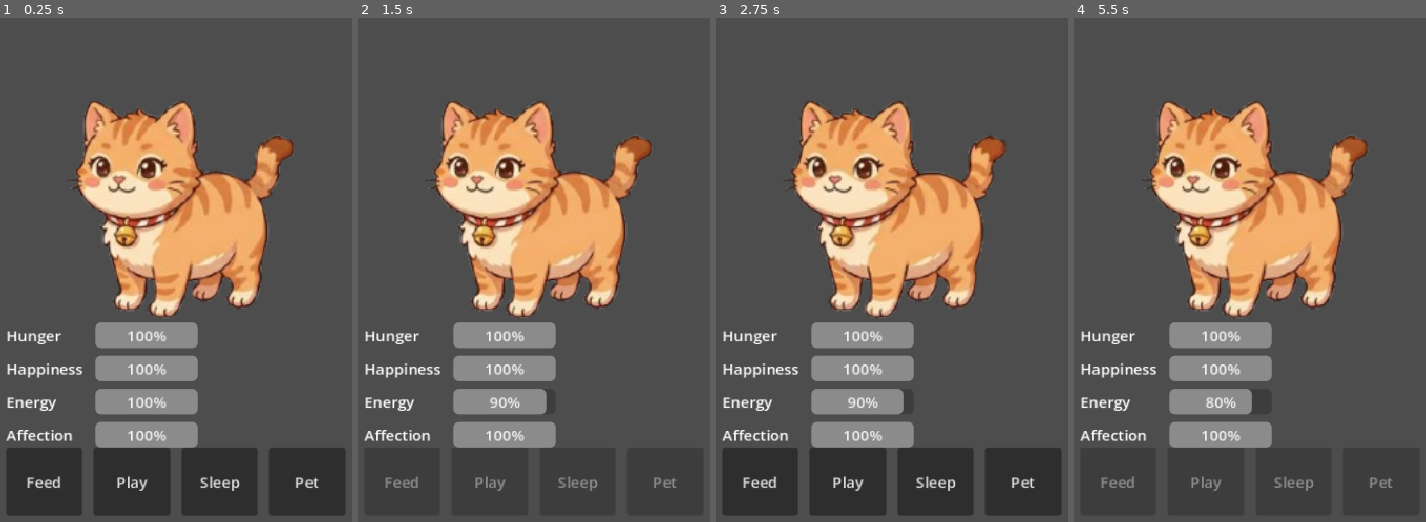
Above: before the commit, frames 1-4 (left to right).
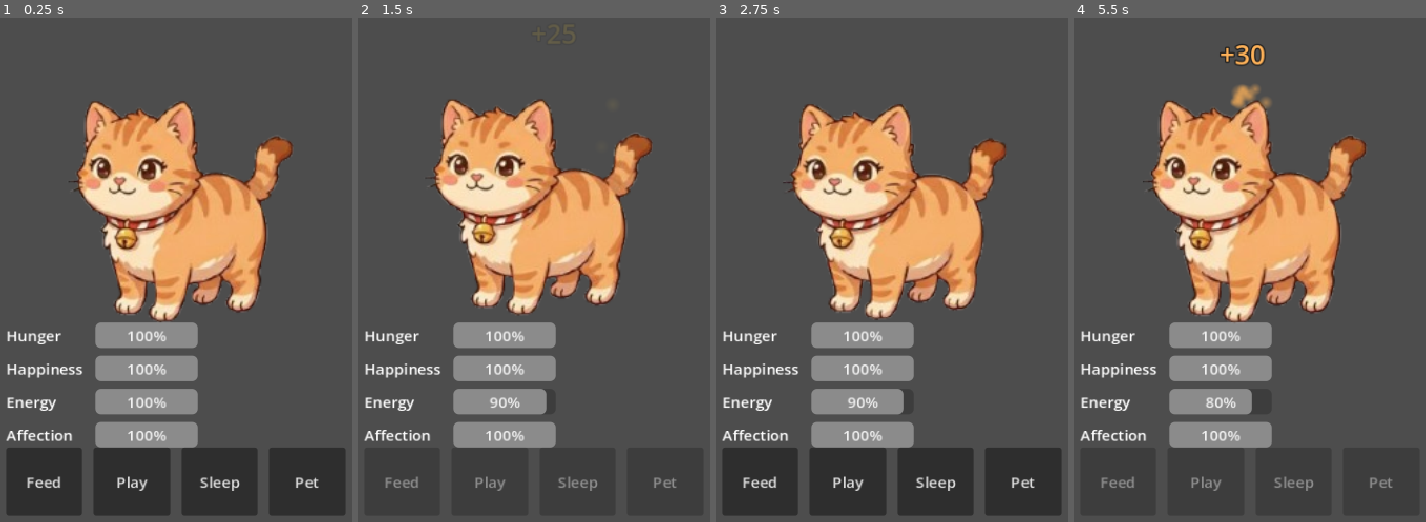
Above: after the commit, the same moments.

Repository: cvalera18/pets
Game: Godot game, scene res://scenes/main/Main.tscn
The game is run twice, just before and just after one commit, with the same random seed, the same clock (stepped at 60 frames per second) and the same inputs.
Inputs (mouse positions are in pixels of both pictures, inside the frame that each line leads up to):
- Up to frame 1 (0.25 s): no input
- Up to frame 2 (1.5 s): click "Play" at 0.5 s; move the mouse to (534, 204) at 1.27 s; click (534, 204) at 1.42 s
- Up to frame 3 (2.75 s): move the mouse to (818, 169) at 2.02 s; click (818, 169) at 2.17 s
- Up to frame 4 (5.5 s): click "Play" at 2.75 s; move the mouse to (outside the picture) at 3.52 s; click (outside the picture) at 3.67 s; move the mouse to (1232, 290) at 4.27 s; click (1232, 290) at 4.42 s; click "Feed" at 5 s

The runs differ from the first frame. In frame 1, 4.5% of the frame differs, in the area x 19-84%, y 16-61%; in frame 2, 5.0%; in frame 3, 4.9%; in frame 4, 5.6%, in the area x 19-84%, y 5-61%.

Commit message:
feat: phase 2 — procedural pet animation + juice feedback
- Pet.gd: procedural squash-and-stretch breathing, mood-driven (idle/sleep/sad),
  plus a one-shot elastic "pop" on every interaction
- EffectsLayer + FloatingText: stat-gain text ("+20") and particle bursts driven
  entirely via EventBus (floating_text_requested / burst_requested). Particle
  sprite is a runtime-generated radial dot — zero art assets
- GameConfig: per-stat feedback color palette
- Pet emits feedback + mobile haptics on feed/play/pet/sleep; "too tired to play"
  now shows floating feedback (closes the prior TODO)

Co-Authored-By: Claude Opus 4.8 <noreply@anthropic.com>

Diff:
--- a/autoloads/EventBus.gd
+++ b/autoloads/EventBus.gd
@@ -84,3 +84,16 @@
 
 ## Request to cancel all pending notifications of a given type.
 signal notification_cancel_requested(type: String)
+
+# ─── Juice / Feedback Events ──────────────────────────────────────────────────
+
+## Request a floating text label at a world position (e.g. "+20", "Zzz").
+## @param text       the string to show
+## @param color      font color (usually the related stat's hue)
+## @param world_pos  global position to anchor the effect to
+signal floating_text_requested(text: String, color: Color, world_pos: Vector2)
+
+## Request a one-shot particle burst at a world position.
+## @param kind       "love" | "play" | "eat" | "sleep" (see EffectsLayer.BURSTS)
+## @param world_pos  global position to emit from
+signal burst_requested(kind: String, world_pos: Vector2)
--- a/autoloads/GameConfig.gd
+++ b/autoloads/GameConfig.gd
@@ -75,6 +75,16 @@
 ## Enable when the cosmetics shop is implemented.
 const FEATURE_SHOP:        bool = false  # TODO v2
 
+# ─── Feedback Colors ──────────────────────────────────────────────────────────
+# Shared hues for floating text + particle effects, so each stat reads
+# consistently across the UI. Tweak here to recolor all juice at once.
+
+const COLOR_HUNGER:    Color = Color(1.0, 0.7, 0.35)   # warm orange
+const COLOR_HAPPINESS: Color = Color(1.0, 0.85, 0.3)   # sunny yellow
+const COLOR_ENERGY:    Color = Color(0.6, 0.8, 1.0)    # soft blue
+const COLOR_AFFECTION: Color = Color(1.0, 0.45, 0.6)   # pink
+const COLOR_NEUTRAL:   Color = Color(0.9, 0.9, 0.95)   # near-white
+
 # ─── Localization ─────────────────────────────────────────────────────────────
 
 const SUPPORTED_LOCALES: Array[String] = ["en", "es"]
--- /dev/null
+++ b/scenes/effects/EffectsLayer.gd
@@ -0,0 +1,86 @@
+## EffectsLayer.gd
+## Listens for juice/feedback requests on the EventBus and spawns transient
+## visual effects (floating text + particle bursts) at the requested world
+## position.
+##
+## Holds NO game logic — pure presentation. It owns no references to the Pet or
+## HUD; everything arrives via EventBus signals. Lives as a child of Room.
+##
+## The particle "texture" is a soft round dot generated procedurally at runtime,
+## so this effect system needs zero art assets.
+class_name EffectsLayer
+extends Node2D
+
+const FLOATING_TEXT := preload("res://scenes/effects/FloatingText.gd")
+
+## Per-kind burst configuration. Tune freely — colors double as the stat hues.
+const BURSTS := {
+	"love":  {"color": Color(1.0, 0.45, 0.6), "amount": 12, "speed": 90.0,  "spread": 40.0,  "gravity": -60.0},
+	"play":  {"color": Color(1.0, 0.85, 0.3), "amount": 14, "speed": 130.0, "spread": 180.0, "gravity": 140.0},
+	"eat":   {"color": Color(1.0, 0.7, 0.35), "amount": 10, "speed": 80.0,  "spread": 55.0,  "gravity": 220.0},
+	"sleep": {"color": Color(0.6, 0.8, 1.0),  "amount": 7,  "speed": 45.0,  "spread": 20.0,  "gravity": -50.0},
+}
+
+## Effects anchor a bit above the pet's origin (over its head).
+const HEAD_OFFSET: Vector2 = Vector2(0.0, -110.0)
+
+var _dot_texture: GradientTexture2D
+
+
+func _ready() -> void:
+	z_index = 50
+	_dot_texture = _make_dot_texture()
+	EventBus.floating_text_requested.connect(_on_floating_text_requested)
+	EventBus.burst_requested.connect(_on_burst_requested)
+
+
+func _on_floating_text_requested(content: String, color: Color, world_pos: Vector2) -> void:
+	var ft := FLOATING_TEXT.new()
+	add_child(ft)
+	ft.begin(to_local(world_pos) + HEAD_OFFSET, content, color)
+
+
+func _on_burst_requested(kind: String, world_pos: Vector2) -> void:
+	var cfg: Dictionary = BURSTS.get(kind, BURSTS["love"])
+	var base: Color = cfg["color"]
+
+	var p := CPUParticles2D.new()
+	p.texture = _dot_texture
+	p.position = to_local(world_pos) + HEAD_OFFSET
+	p.one_shot = true
+	p.explosiveness = 0.85
+	p.amount = int(cfg["amount"])
+	p.lifetime = 0.9
+	p.direction = Vector2(0.0, -1.0)
+	p.spread = float(cfg["spread"])
+	p.initial_velocity_min = float(cfg["speed"]) * 0.6
+	p.initial_velocity_max = float(cfg["speed"])
+	p.gravity = Vector2(0.0, float(cfg["gravity"]))
+	p.scale_amount_min = 0.6
+	p.scale_amount_max = 1.3
+
+	# Fade each particle from its color to transparent over its lifetime.
+	var ramp := Gradient.new()
+	ramp.set_color(0, base)
+	ramp.set_color(1, Color(base.r, base.g, base.b, 0.0))
+	p.color_ramp = ramp
+
+	add_child(p)
+	p.emitting = true
+	p.finished.connect(p.queue_free)
+
+
+## Builds a 16×16 soft radial dot used as the particle sprite (no art file).
+func _make_dot_texture() -> GradientTexture2D:
+	var grad := Gradient.new()
+	grad.set_color(0, Color(1.0, 1.0, 1.0, 1.0))
+	grad.set_color(1, Color(1.0, 1.0, 1.0, 0.0))
+
+	var tex := GradientTexture2D.new()
+	tex.gradient = grad
+	tex.width = 16
+	tex.height = 16
+	tex.fill = GradientTexture2D.FILL_RADIAL
+	tex.fill_from = Vector2(0.5, 0.5)
+	tex.fill_to = Vector2(1.0, 0.5)
+	return tex
--- /dev/null
+++ b/scenes/effects/FloatingText.gd
@@ -0,0 +1,46 @@
+## FloatingText.gd
+## A transient label that floats upward and fades out, then frees itself.
+##
+## Reusable for any feedback: stat gains ("+20"), status messages, currency
+## pickups, achievements, etc. Spawn it via the static helper — it self-animates
+## and self-destructs, so callers never have to manage its lifecycle.
+##
+## Usage:
+##   var ft := FLOATING_TEXT.new(); add_child(ft)
+##   ft.begin(anchor_pos, "+20", Color.PINK)
+class_name FloatingText
+extends Label
+
+const RISE_DISTANCE: float = 70.0
+const DURATION:      float = 1.0
+const DRIFT_X_RANGE: float = 24.0
+const FONT_SIZE:     int   = 28
+
+
+## Starts the float-and-fade animation. Call right after adding to the scene
+## tree. `anchor` is the centered position in the parent's local space.
+func begin(anchor: Vector2, content: String, color: Color) -> void:
+	text = content
+	horizontal_alignment = HORIZONTAL_ALIGNMENT_CENTER
+	vertical_alignment = VERTICAL_ALIGNMENT_CENTER
+	z_index = 100
+
+	# Fixed box so centering is stable without waiting a frame for autosize.
+	size = Vector2(140.0, 40.0)
+	pivot_offset = size * 0.5
+	position = anchor - pivot_offset
+
+	add_theme_font_size_override("font_size", FONT_SIZE)
+	add_theme_color_override("font_color", color)
+	# Dark outline keeps light text readable over any background.
+	add_theme_color_override("font_outline_color", Color(0.0, 0.0, 0.0, 0.65))
+	add_theme_constant_override("outline_size", 6)
+
+	var drift := randf_range(-DRIFT_X_RANGE, DRIFT_X_RANGE)
+	var tween := create_tween()
+	tween.set_parallel(true)
+	tween.tween_property(self, "position:y", position.y - RISE_DISTANCE, DURATION) \
+			.set_trans(Tween.TRANS_QUAD).set_ease(Tween.EASE_OUT)
+	tween.tween_property(self, "position:x", position.x + drift, DURATION)
+	tween.tween_property(self, "modulate:a", 0.0, DURATION * 0.45).set_delay(DURATION * 0.55)
+	tween.finished.connect(queue_free)
--- a/scenes/pet/Pet.gd
+++ b/scenes/pet/Pet.gd
@@ -25,6 +25,26 @@
 const ANIM_SLEEP    := "sleep"
 const ANIM_CRITICAL := "critical"
 
+# ─── Procedural animation tuning ──────────────────────────────────────────────
+# Drives the "alive" motion layered on top of the SpriteFrames (see _animate).
+
+enum Mood { IDLE, SLEEP, SAD }
+
+const BREATHE_SPEED_IDLE  := 2.2
+const BREATHE_SPEED_SLEEP := 1.1
+const BREATHE_SPEED_SAD   := 1.6
+
+const BREATHE_AMP_IDLE  := 0.035
+const BREATHE_AMP_SLEEP := 0.06
+const BREATHE_AMP_SAD   := 0.02
+
+const BOB_AMP_IDLE  := 2.5
+const BOB_AMP_SLEEP := 1.0
+const BOB_AMP_SAD   := 0.8
+
+const REACT_DURATION := 0.55
+const REACT_STRETCH  := 0.22
+
 # ─── Child references ─────────────────────────────────────────────────────────
 
 @onready var sprite:           AnimatedSprite2D = $Sprite
@@ -37,6 +57,13 @@
 
 var _interaction_cooldown: float  = 0.0
 var _is_sleeping:          bool   = false
+
+# Procedural animation runtime state.
+var _mood:       Mood    = Mood.IDLE
+var _anim_time:  float   = 0.0
+var _react_t:    float   = REACT_DURATION  # Starts "finished" (no active pop).
+var _base_scale: Vector2 = Vector2.ONE
+var _base_pos:   Vector2 = Vector2.ZERO
 
 
 func _ready() -> void:
@@ -52,9 +79,12 @@
 	EventBus.stat_recovered.connect(_on_stat_recovered)
 
 	_play_anim(ANIM_IDLE)
+	_capture_rest_pose()
 
 
 func _process(delta: float) -> void:
+	_animate(delta)  # Procedural "alive" motion — runs even while sleeping.
+
 	if _is_sleeping:
 		return  # Decay is paused while the pet sleeps.
 
@@ -71,6 +101,7 @@
 	stats    = PetStats.new()
 	pet_name = "Mochi"  # TODO: receive from name-entry onboarding screen.
 	_play_anim(ANIM_IDLE)
+	_set_mood(Mood.IDLE)
 
 
 ## Loads stat values from a save Dictionary and applies offline decay.
@@ -84,6 +115,7 @@
 		stats.apply_offline_decay(offline_seconds)
 
 	_update_anim_from_stats()
+	_update_mood_from_stats()
 
 
 ## Emits stat_changed for all current values so the HUD can sync on startup.
@@ -102,6 +134,8 @@
 		return
 	stats.hunger += GameConfig.FEED_HUNGER_GAIN
 	_play_anim(ANIM_EAT)
+	_trigger_reaction()
+	_feedback("+%d" % int(GameConfig.FEED_HUNGER_GAIN), GameConfig.COLOR_HUNGER, "eat", 30)
 	_reset_cooldown()
 
 
@@ -109,12 +143,14 @@
 	if not _can_interact():
 		return
 	if stats.energy <= GameConfig.CRITICAL_THRESHOLD:
-		# Too tired to play — give visual feedback.
-		# TODO: show a "too tired" floating label via EventBus.
+		# Too tired to play — give visual feedback instead of a silent no-op.
+		_feedback(tr("PET_TOO_TIRED_TO_PLAY"), GameConfig.COLOR_NEUTRAL, "", 15)
 		return
 	stats.happiness += GameConfig.PLAY_HAPPINESS_GAIN
 	stats.energy -= GameConfig.PLAY_ENERGY_COST
 	_play_anim(ANIM_PLAY)
+	_trigger_reaction()
+	_feedback("+%d" % int(GameConfig.PLAY_HAPPINESS_GAIN), GameConfig.COLOR_HAPPINESS, "play", 40)
 	_reset_cooldown()
 
 
@@ -124,6 +160,8 @@
 	_is_sleeping = true
 	stats.energy += GameConfig.SLEEP_ENERGY_GAIN
 	_play_anim(ANIM_SLEEP)
+	_set_mood(Mood.SLEEP)
+	_feedback("Zzz", GameConfig.COLOR_ENERGY, "sleep", 20)
 	EventBus.sleeping_changed.emit(true)
 
 
@@ -132,6 +170,7 @@
 		return
 	_is_sleeping = false
 	_update_anim_from_stats()
+	_update_mood_from_stats()
 	EventBus.sleeping_changed.emit(false)
 	_reset_cooldown()
 
@@ -141,6 +180,8 @@
 		return
 	stats.affection += GameConfig.PET_AFFECTION_GAIN
 	_play_anim(ANIM_HAPPY)
+	_trigger_reaction()
+	_feedback("+%d" % int(GameConfig.PET_AFFECTION_GAIN), GameConfig.COLOR_AFFECTION, "love", 25)
 	_reset_cooldown()
 
 
@@ -148,16 +189,19 @@
 
 func _on_stat_depleted(stat_name: String) -> void:
 	_play_anim(ANIM_SAD)
+	_set_mood(Mood.SAD)
 	_schedule_notification(stat_name, 1.0)  # Full delay for depleted.
 
 
 func _on_stat_critical(stat_name: String, _value: float) -> void:
 	_play_anim(ANIM_CRITICAL)
+	_set_mood(Mood.SAD)
 	_schedule_notification(stat_name, 0.5)  # Half delay for critical warning.
 
 
 func _on_stat_recovered(_stat_name: String, _value: float) -> void:
 	_update_anim_from_stats()
+	_update_mood_from_stats()
 
 
 # ─── Touch / Click ────────────────────────────────────────────────────────────
@@ -181,6 +225,21 @@
 	_interaction_cooldown = GameConfig.INTERACTION_COOLDOWN
 
 
+## Emits a floating text + optional particle burst at the pet, plus haptics.
+## Centralizes the juice so interaction handlers stay one-liners.
+func _feedback(text: String, color: Color, burst_kind: String, haptic_ms: int) -> void:
+	EventBus.floating_text_requested.emit(text, color, global_position)
+	if burst_kind != "":
+		EventBus.burst_requested.emit(burst_kind, global_position)
+	_haptic(haptic_ms)
+
+
+## Fires device haptics on mobile only (no-op on desktop / editor).
+func _haptic(ms: int) -> void:
+	if ms > 0 and OS.has_feature("mobile"):
+		Input.vibrate_handheld(ms)
+
+
 func _play_anim(anim_name: String) -> void:
 	if sprite.sprite_frames and sprite.sprite_frames.has_animation(anim_name):
 		sprite.play(anim_name)
@@ -192,6 +251,81 @@
 		_play_anim(ANIM_IDLE)
 	else:
 		_play_anim(ANIM_SAD)
+
+
+# ─── Procedural animation ─────────────────────────────────────────────────────
+# Brings the (otherwise static) sprite to life without any new art:
+#   • a volume-preserving squash-and-stretch "breathing" loop
+#   • a soft vertical bob
+#   • a one-shot "pop" reaction on interactions
+# Everything is composed each frame from the rest pose captured in _ready, so it
+# layers cleanly on top of whatever SpriteFrames animation is (or isn't) playing.
+
+func _capture_rest_pose() -> void:
+	_base_scale = sprite.scale
+	_base_pos = sprite.position
+
+
+func _animate(delta: float) -> void:
+	_anim_time += delta * _breathe_speed()
+	var breathe := sin(_anim_time) * _breathe_amp()
+	# Volume-preserving: as it stretches taller it gets slightly narrower.
+	var breathe_scale := Vector2(1.0 - breathe * 0.5, 1.0 + breathe)
+
+	var pop := Vector2.ONE
+	if _react_t < REACT_DURATION:
+		_react_t += delta
+		var p := _react_t / REACT_DURATION
+		var wobble := sin(p * PI * 3.0) * (1.0 - p) * REACT_STRETCH
+		pop = Vector2(1.0 - wobble * 0.5, 1.0 + wobble)
+
+	sprite.scale = _base_scale * breathe_scale * pop
+
+	var bob := cos(_anim_time) * _bob_amp()
+	var droop := 2.0 if _mood == Mood.SAD else 0.0
+	sprite.position = _base_pos + Vector2(0.0, bob + droop)
+
+
+func _trigger_reaction() -> void:
+	_react_t = 0.0  # Restart the one-shot pop.
+
+
+func _set_mood(mood: Mood) -> void:
+	_mood = mood
+
+
+func _update_mood_from_stats() -> void:
+	_set_mood(Mood.IDLE if stats.is_healthy() else Mood.SAD)
+
+
+func _breathe_speed() -> float:
+	match _mood:
+		Mood.SLEEP:
+			return BREATHE_SPEED_SLEEP
+		Mood.SAD:
+			return BREATHE_SPEED_SAD
+		_:
+			return BREATHE_SPEED_IDLE
+
+
+func _breathe_amp() -> float:
+	match _mood:
+		Mood.SLEEP:
+			return BREATHE_AMP_SLEEP
+		Mood.SAD:
+			return BREATHE_AMP_SAD
+		_:
+			return BREATHE_AMP_IDLE
+
+
+func _bob_amp() -> float:
+	match _mood:
+		Mood.SLEEP:
+			return BOB_AMP_SLEEP
+		Mood.SAD:
+			return BOB_AMP_SAD
+		_:
+			return BOB_AMP_IDLE
 
 
 ## Schedules a notification for the given stat. delay_factor 0.5 = half the config delay.
--- a/scenes/room/Room.gd
+++ b/scenes/room/Room.gd
@@ -13,6 +13,7 @@
 
 const PET_SCENE: PackedScene = preload("res://scenes/pet/Pet.tscn")
 const HUD_SCENE: PackedScene = preload("res://scenes/hud/HUD.tscn")
+const EFFECTS_LAYER: GDScript = preload("res://scenes/effects/EffectsLayer.gd")
 
 @onready var pet_spawn_point:   Marker2D = $PetSpawnPoint
 @onready var decoration_layer:  Node2D   = $DecorationLayer
@@ -25,6 +26,7 @@
 func _ready() -> void:
 	_load_or_create_pet()
 	_spawn_hud()
+	_spawn_effects_layer()
 	# Sync HUD with actual stat values — must happen after both pet and HUD
 	# are in the scene tree so HUD's stat_changed connection is active.
 	_pet.broadcast_stats()
@@ -65,6 +67,11 @@
 	add_child(_hud)  # CanvasLayer renders on top automatically.
 
 
+## Spawns the EffectsLayer that turns EventBus juice requests into visuals.
+func _spawn_effects_layer() -> void:
+	add_child(EFFECTS_LAYER.new())
+
+
 func _save() -> void:
 	if _pet == null:
 		return
